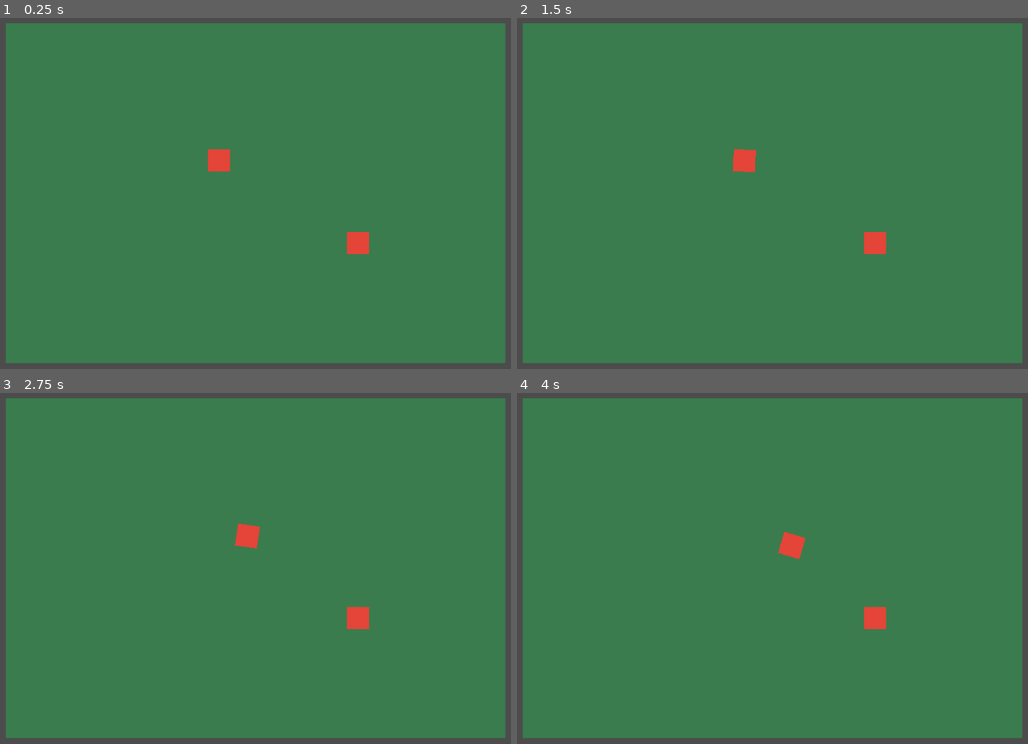
Above: before the commit, frames 1-4 (two rows, left to right).
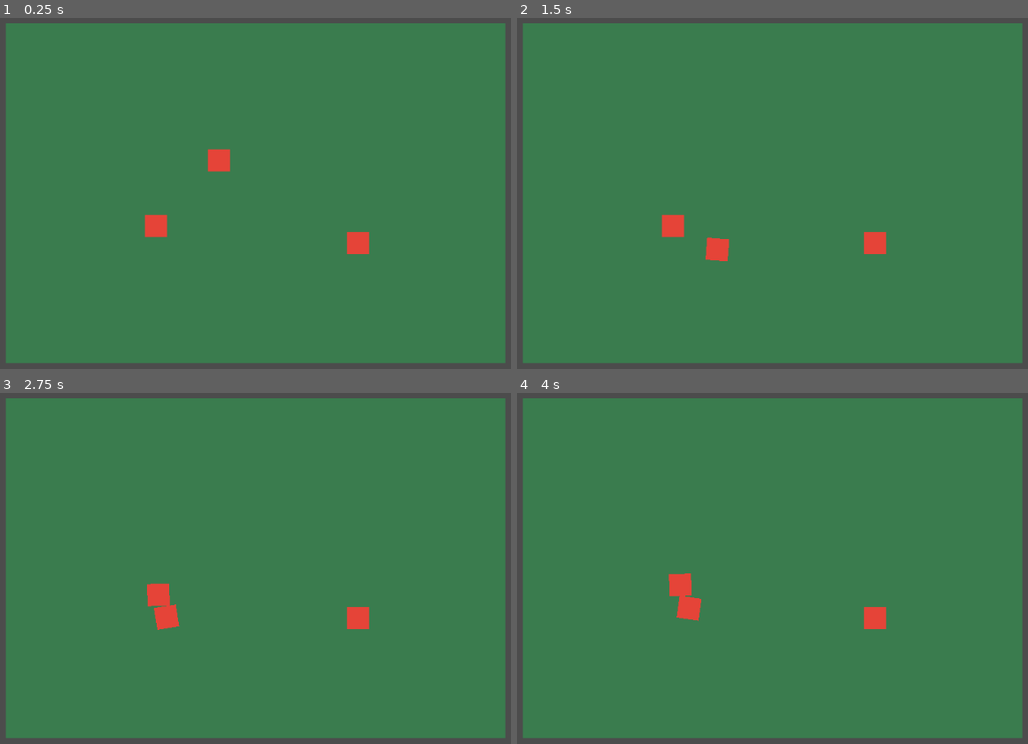
Above: after the commit, the same moments.

Repository: katuiche/Alakajam6
Game: Godot game, scene res://game.tscn
Same seed, same stepped clock (60 frames per second), same inputs: the game is played once before the commit and once after it.
Inputs:
- Up to frame 1 (0.25 s): no input
- Up to frame 2 (1.5 s): tap Enter at 0.5 s; hold Right (turn_right) 0.53-1.28 s; hold W (acelerate) 0.53-1.28 s; tap Down (break) at 0.8, 1.35 s; hold A (turn_left) from 1.28 s (still down)
- Up to frame 3 (2.75 s): tap W (acelerate) at 1.55 s; tap Space at 2 s; release A (turn_left) at 2.03 s; hold Right (turn_right) from 2.03 s (still down); hold W (acelerate) from 2.03 s (still down); tap Down (break) at 2.3 s
- Up to frame 4 (4 s): release W (acelerate) at 2.78 s; tap Down (break) at 2.85, 3.8 s; tap W (acelerate) at 3.05 s; release Right (turn_right) at 3.53 s; hold A (turn_left) from 3.53 s (still down); hold W (acelerate) from 3.53 s (still down)

The runs differ from the first frame. In frame 1, 0.3% of the frame differs, in the area x 28-33%, y 55-63%; in frame 2, 0.9%, in the area x 28-47%, y 37-70%; in frame 3, 0.9%; in frame 4, 0.9%.

Commit message:
Fixed car movement

Diff:
--- a/Car.gd
+++ b/Car.gd
@@ -1,27 +1,55 @@
 extends RigidBody2D
+
+onready var area = $Area2D
 
 var speed = 0
 var direction = 0
 
-var max_speed = 500
+var max_speed = 300
 
 # Called when the node enters the scene tree for the first time.
 func _ready():
 	pass # Replace with function body.
 
 func _physics_process(delta):
+	var applied_max_speed = max_speed
+	for body in area.get_overlapping_bodies():
+		applied_max_speed -= body.mass
+	if applied_max_speed < 0:
+		applied_max_speed = 0
+
+#	if Input.is_action_pressed("turn_left"):
+#		direction -= 0.1 * (speed/max_speed)
+#	if Input.is_action_pressed("turn_right"):
+#		direction += 0.1 * (speed/max_speed)
+#	if Input.is_action_pressed("acelerate"):
+#		speed += 0.7
+#	elif Input.is_action_pressed("break"):
+#			speed -= 0.7
+#	else:
+#		if speed > 0:
+#			speed *= 0.99
+#
+#	if speed > applied_max_speed:
+#		speed = applied_max_speed
+#
+#	linear_velocity = Vector2(speed,0).rotated(direction)
+#	rotation = direction
+	if Input.is_action_pressed("acelerate"):
+		apply_central_impulse(Vector2(10,0).rotated(rotation))
+	if Input.is_action_pressed("break"):
+		apply_central_impulse(-Vector2(10,0).rotated(rotation))
 	if Input.is_action_pressed("turn_left"):
-		direction -= 0.1 * (speed/max_speed)
+		apply_torque_impulse(-30)
 	if Input.is_action_pressed("turn_right"):
-		direction += 0.1 * (speed/max_speed)
-	if Input.is_action_pressed("acelerate"):
-		speed += 0.5
-	else:
-		if speed > 0:
-			speed *= 0.99
+		apply_torque_impulse(30)
 
-	if speed > max_speed:
-		speed = max_speed
+	var force = linear_velocity
+	apply_central_impulse(-force)
+	var diference = angle_to_angle(rotation, force.angle())
+	apply_central_impulse(force.rotated(-diference))
 
-	linear_velocity = Vector2(speed,0).rotated(direction)
-	rotation = direction
+
+
+static func angle_to_angle(from, to):
+    return fposmod(to-from + PI, PI*2) - PI
--- a/Car.tscn
+++ b/Car.tscn
@@ -1,10 +1,13 @@
-[gd_scene load_steps=4 format=2]
+[gd_scene load_steps=5 format=2]
 
 [ext_resource path="res://Car.gd" type="Script" id=1]
 [ext_resource path="res://sprites/car.png" type="Texture" id=2]
 
 [sub_resource type="RectangleShape2D" id=1]
 extents = Vector2( 14.9402, 16.4265 )
+
+[sub_resource type="RectangleShape2D" id=2]
+extents = Vector2( 17.4468, 17.6235 )
 
 [node name="Node2D" type="RigidBody2D"]
 gravity_scale = 0.0
@@ -15,3 +18,8 @@
 
 [node name="Sprite" type="Sprite" parent="."]
 texture = ExtResource( 2 )
+
+[node name="Area2D" type="Area2D" parent="."]
+
+[node name="CollisionShape2D" type="CollisionShape2D" parent="Area2D"]
+shape = SubResource( 2 )
--- /dev/null
+++ b/Car2.tscn
@@ -0,0 +1,16 @@
+[gd_scene load_steps=4 format=2]
+
+[ext_resource path="res://KinematicBody2D.gd" type="Script" id=1]
+[ext_resource path="res://sprites/car.png" type="Texture" id=2]
+
+[sub_resource type="RectangleShape2D" id=1]
+extents = Vector2( 16.7883, 17.5226 )
+
+[node name="KinematicBody2D" type="KinematicBody2D"]
+script = ExtResource( 1 )
+
+[node name="CollisionShape2D" type="CollisionShape2D" parent="."]
+shape = SubResource( 1 )
+
+[node name="Sprite" type="Sprite" parent="."]
+texture = ExtResource( 2 )
--- /dev/null
+++ b/KinematicBody2D.gd
@@ -0,0 +1,50 @@
+extends KinematicBody2D
+
+var direction = Vector2()
+var speed = 0
+var acceleration = 1800
+var decceleration = 3000
+
+var motion = Vector2()
+var target_motion = Vector2()
+var steering = Vector2()
+const MASS = 2
+
+const MAX_SPEED = 600
+
+var target_angle = 0
+
+func _physics_process(delta):
+	direction = Vector2()
+
+	if Input.is_action_pressed("acelerate"):
+		direction.y = -1
+	elif Input.is_action_pressed("break"):
+		direction.y = 1
+
+	if Input.is_action_pressed("turn_left"):
+		direction.x = -1
+	elif Input.is_action_pressed("turn_right"):
+		direction.x = 1
+
+	if direction != Vector2():
+		speed += acceleration * delta
+	else:
+		speed -= decceleration * delta
+
+	speed = clamp(speed, 0, MAX_SPEED)
+
+	target_motion = speed * direction.normalized() * delta
+	steering = target_motion - motion
+
+	if steering.length() > 1:
+		steering = steering.normalized()
+
+	motion += steering / MASS
+
+	if speed == 0:
+		motion = Vector2()
+
+	move_and_collide(motion)
+	if motion != Vector2():
+		target_angle = atan2(motion.x, motion.y) - PI/2
--- a/game.tscn
+++ b/game.tscn
@@ -38,7 +38,8 @@
 position = Vector2( 437.764, 226.793 )
 
 [node name="RigidBody2D" type="RigidBody2D" parent="."]
-mass = 1.65918
+editor/display_folded = true
+mass = 4249.56
 gravity_scale = 0.0
 script = ExtResource( 3 )
 
@@ -49,3 +50,17 @@
 [node name="Sprite" type="Sprite" parent="RigidBody2D"]
 position = Vector2( 638.658, 347.155 )
 texture = ExtResource( 4 )
+
+[node name="RigidBody2D2" type="RigidBody2D" parent="."]
+position = Vector2( -291.948, -25.3867 )
+mass = 23.59
+gravity_scale = 0.0
+script = ExtResource( 3 )
+
+[node name="CollisionShape2D" type="CollisionShape2D" parent="RigidBody2D2"]
+position = Vector2( 637.359, 347.586 )
+shape = SubResource( 2 )
+
+[node name="Sprite" type="Sprite" parent="RigidBody2D2"]
+position = Vector2( 638.658, 347.155 )
+texture = ExtResource( 4 )
